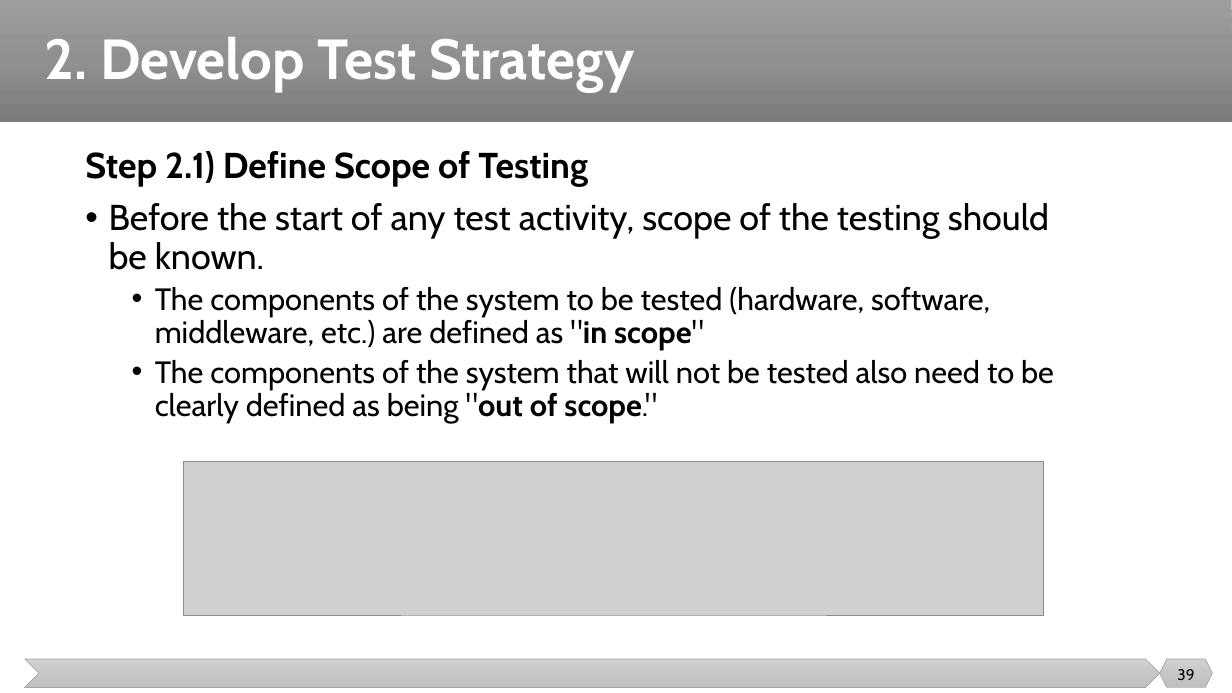
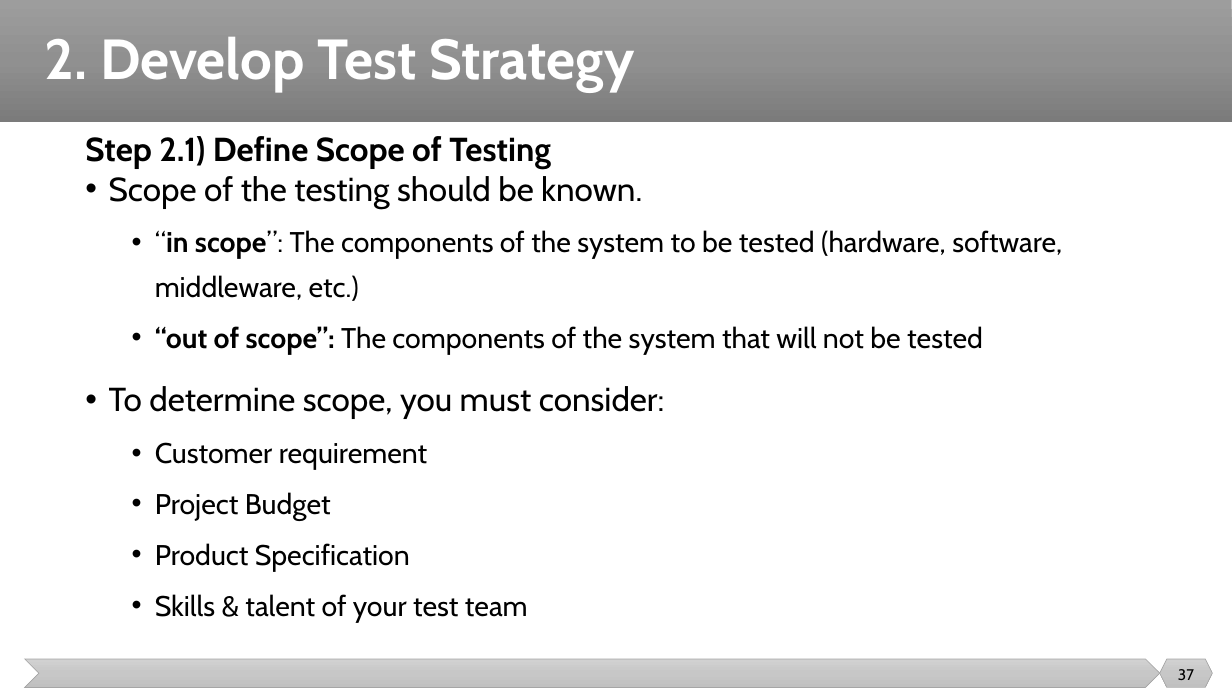
Before and after one commit to malenezi/malenezi, a slide deck: slide 37 of SE401/Lectures/5-Test Management/Test Management.pptx (slide 39 before the commit). Drawn at 1232x693 pixels with LibreOffice and Linux fonts; fonts in the diff are those of the drawing; grey boxes stand for pictures. Boxes give left, top, right and bottom in pixels: in the first picture for what was removed or moved away, otherwise in the second. Text is boxed around its words. In the diff, an @@ line names an element or a change of style, - is before the commit and + after.

Commit message:
update

```diff
--- a/SE401/Lectures/5-Test Management/Test Management.pptx
+++ b/SE401/Lectures/5-Test Management/Test Management.pptx
@@ text "Step 2.1) Define Scope of ..." moved from (x1=85, y1=151, x2=1054, y2=423) to (x1=85, y1=136, x2=1062, y2=623) @@
@@ text at (x1=85, y1=136, x2=551, y2=168): size 28 to 25.9 pt in "Step 2.1) Define Scope of Testing"; line spacing 0.9 to 0.7 @@
@@ text at (x1=109, y1=176, x2=1062, y2=623): text changed; size 24 to 22.2 pt @@
-• Before the start of any test activity, scope of the testing should be known.
-  • The components of the system to be tested (hardware, software, middleware, etc.) are defined as "in scope"
-  • The components of the system that will not be tested also need to be clearly defined as being "out of scope."
+• Scope of the testing should be known.
+  • “in scope”: The components of the system to be tested (hardware, software, middleware, etc.)
+  • “out of scope”: The components of the system that will not be tested
+• To determine scope, you must consider:
+  • Customer requirement
+  • Project Budget
+  • Product Specification
+  • Skills & talent of your test team
@@ picture removed at (x1=184, y1=462, x2=1043, y2=616) @@
@@ page number at (x1=1178, y1=669, x2=1194, y2=680): text changed @@
-39
+37
```
Also in this commit, not shown: 5 other slides changed, 4 slides removed.
